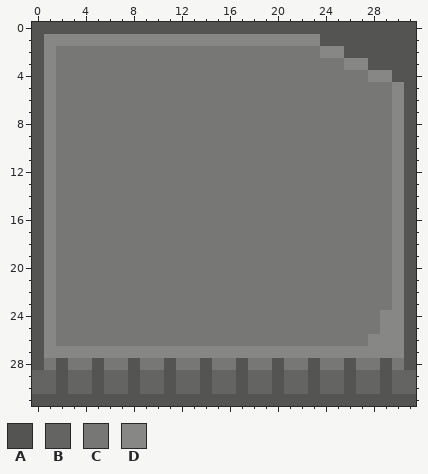
Edited in one commit: pixel-art file (Assets/Sprites/Tilesets/Level1/walltop_grey_tile.aseprite). The picture above is the old version.
32x32 pixels, 1 frame. Colours within 5 levels of each other are drawn and written as one.
Palette (. is transparent): A #545453  B #646462  C #777776  D #878785
Pixels before, first column x 0:
 0 AAAAAAAAAAAAAAAAAAAAAAAAAAAAAAAA
 1 ADDDDDDDDDDDDDDDDDDDDDDDAAAAAAAA
 2 ADCCCCCCCCCCCCCCCCCCCCCCDDAAAAAA
 3 ADCCCCCCCCCCCCCCCCCCCCCCCCDDAAAA
 4 ADCCCCCCCCCCCCCCCCCCCCCCCCCCDDAA
 5 ADCCCCCCCCCCCCCCCCCCCCCCCCCCCCDA
 6 ADCCCCCCCCCCCCCCCCCCCCCCCCCCCCDA
 7 ADCCCCCCCCCCCCCCCCCCCCCCCCCCCCDA
 8 ADCCCCCCCCCCCCCCCCCCCCCCCCCCCCDA
 9 ADCCCCCCCCCCCCCCCCCCCCCCCCCCCCDA
10 ADCCCCCCCCCCCCCCCCCCCCCCCCCCCCDA
11 ADCCCCCCCCCCCCCCCCCCCCCCCCCCCCDA
12 ADCCCCCCCCCCCCCCCCCCCCCCCCCCCCDA
13 ADCCCCCCCCCCCCCCCCCCCCCCCCCCCCDA
14 ADCCCCCCCCCCCCCCCCCCCCCCCCCCCCDA
15 ADCCCCCCCCCCCCCCCCCCCCCCCCCCCCDA
16 ADCCCCCCCCCCCCCCCCCCCCCCCCCCCCDA
17 ADCCCCCCCCCCCCCCCCCCCCCCCCCCCCDA
18 ADCCCCCCCCCCCCCCCCCCCCCCCCCCCCDA
19 ADCCCCCCCCCCCCCCCCCCCCCCCCCCCCDA
20 ADCCCCCCCCCCCCCCCCCCCCCCCCCCCCDA
21 ADCCCCCCCCCCCCCCCCCCCCCCCCCCCCDA
22 ADCCCCCCCCCCCCCCCCCCCCCCCCCCCCDA
23 ADCCCCCCCCCCCCCCCCCCCCCCCCCCCCDA
24 ADCCCCCCCCCCCCCCCCCCCCCCCCCCCDDA
25 ADCCCCCCCCCCCCCCCCCCCCCCCCCCCDDA
26 ADCCCCCCCCCCCCCCCCCCCCCCCCCCDDDA
27 ADDDDDDDDDDDDDDDDDDDDDDDDDDDDDDA
28 ACACCACCACCACCACCACCACCACCACCACA
29 BBABBABBABBABBABBABBABBABBABBABB
30 BBABBABBABBABBABBABBABBABBABBABB
31 AAAAAAAAAAAAAAAAAAAAAAAAAAAAAAAA
After:
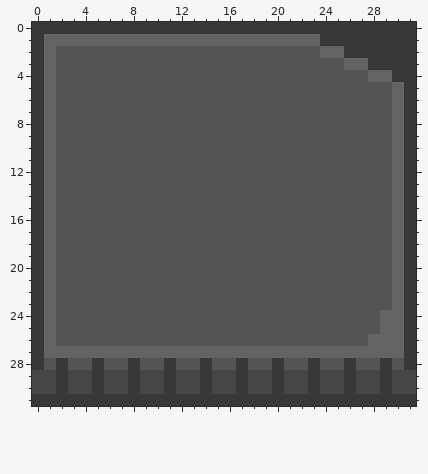
Edits made:
colour A: #545453 -> #383838
colour B: #646462 -> #464645
colour C: #777776 -> #545453
colour D: #878785 -> #646462
